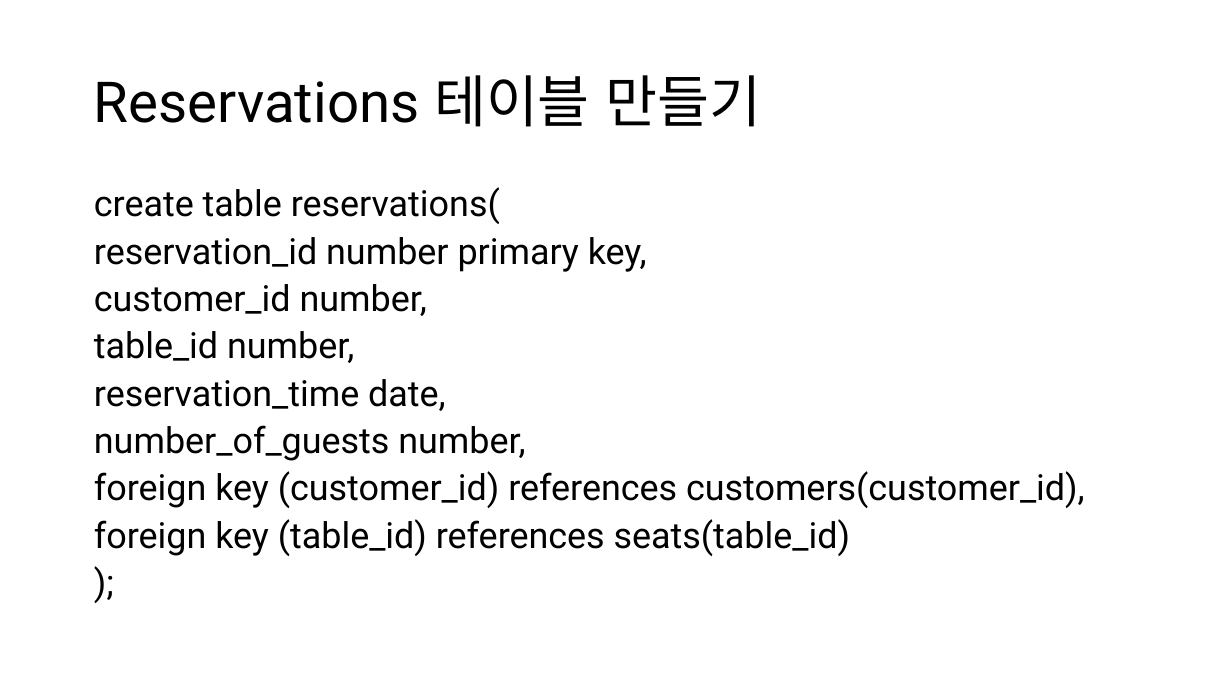
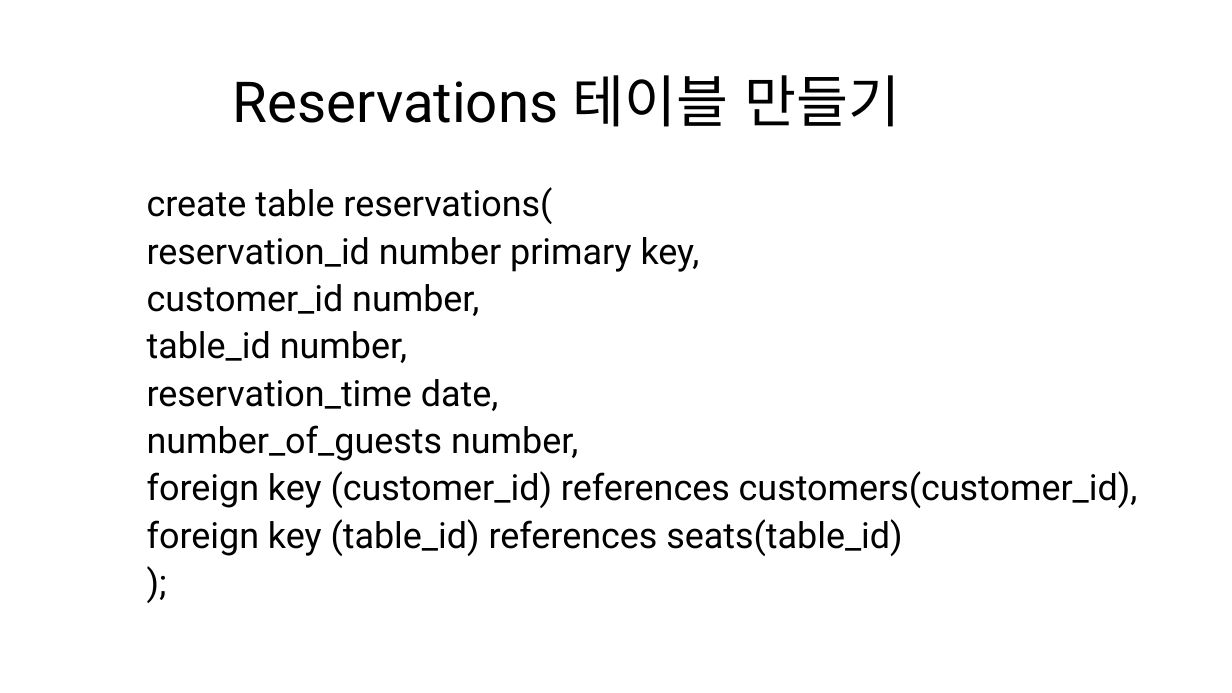
Before and after one commit to TaYaKi71751/gukbi, a slide deck: slide 9 of ppt/Oracle DB Project.pptx. Drawn at 1232x693 pixels with LibreOffice and Linux fonts; fonts in the diff are those of the drawing. Boxes give left, top, right and bottom in pixels: in the first picture for what was removed or moved away, otherwise in the second. Text is boxed around its words. In the diff, an @@ line names an element or a change of style, - is before the commit and + after.

```diff
--- a/ppt/Oracle DB Project.pptx
+++ b/ppt/Oracle DB Project.pptx
@@ title "Reservations 테이블 만들기" moved from (x1=94, y1=75, x2=762, y2=127) to (x1=233, y1=75, x2=901, y2=127) @@
@@ text "create table reservations(" moved from (x1=94, y1=187, x2=1085, y2=556) to (x1=147, y1=187, x2=1138, y2=556) @@
```
Also in this commit, not shown: 2 other slides changed, 3 slides added, 3 slides removed.
